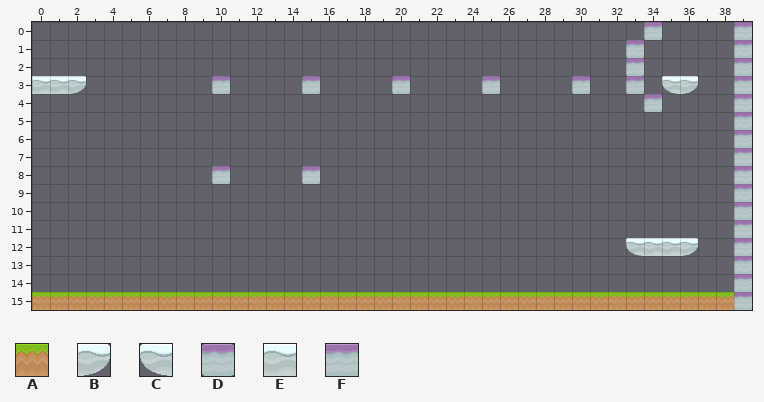
Tiled map (JSON), stored at assets/tilemaps/level-1.json. The picture above is the old version.
Cells are 32x32 px. Shown: x 0..39, y 0..15.
Key: from "world-1": A 8, B 12, C 20, D 43, E 59, F 93.
_ is an empty cell.
Layer "Ground" before, first column x 0:
 0 __________________________________D____F
 1 _________________________________D_____F
 2 _________________________________D_____F
 3 EEB_______D____D____D____D____D__D_CB__F
 4 __________________________________D____F
 5 _______________________________________F
 6 _______________________________________F
 7 _______________________________________F
 8 __________D____D_______________________F
 9 _______________________________________F
10 _______________________________________F
11 _______________________________________F
12 _________________________________CEEB__F
13 _______________________________________F
14 _______________________________________F
15 AAAAAAAAAAAAAAAAAAAAAAAAAAAAAAAAAAAAAAAF
New version:
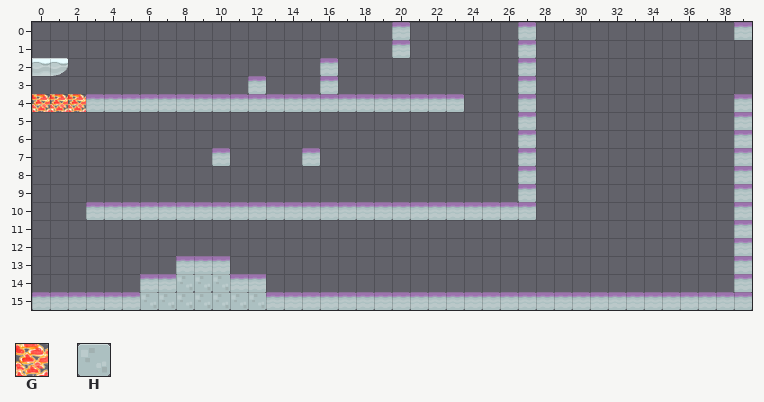
Further tiles: from "fire-benthe": G 0; from "world-1": H 27.
Tiles of an added or newly shown layer are drawn over the layers below it.
What changed:
Layer "Fire" (added):
There is now tile G in row 4 at x 0 to 2.
Layer "Ground":
There is now tile B in row 2 at x 1.
The edit turns tile A into tile D in row 15 at x 0 to 5 and 13 to 38.
There is now tile D in rows 0 to 1 at x 20 and 27; in row 2 at x 16 and 27; in row 3 at x 12, 16 and 27; in row 4 at x 3 to 23 and 27; in rows 5 to 6 at x 27; in row 7 at x 10, 15 and 27.
There is now tile D in rows 8 to 9 at x 27; in row 10 at x 3 to 27.
There is now tile E in row 2 at x 0.
There is now tile F in row 13 at x 8 to 10; in row 14 at x 6 to 7 and 11 to 12.
The edit turns tile A into tile H in row 15 at x 6 to 12.
There is now tile H in row 14 at x 8 to 10.
The edit erases tile B in row 3 at x 2 and 36; in row 12 at x 36.
The edit erases tile C in row 3 at x 35; in row 12 at x 33.
The edit erases tile D in row 0 at x 34; in rows 1 to 2 at x 33; in row 3 at x 10, 15, 20, 25, 30 and 33; in row 4 at x 34; in row 8 at x 10 and 15.
The edit erases tile E in row 3 at x 0 to 1; in row 12 at x 34 to 35.
The edit erases tile F in rows 1 to 3 at x 39.
Where, in picture pixels (left, top, right, bottom), the same in both pictures:
changed: (32, 22, 536, 220)
removed: (626, 22, 698, 112)
removed: (734, 40, 752, 94)
removed: (572, 76, 590, 94)
removed: (626, 238, 698, 256)
changed: (32, 256, 734, 310)
